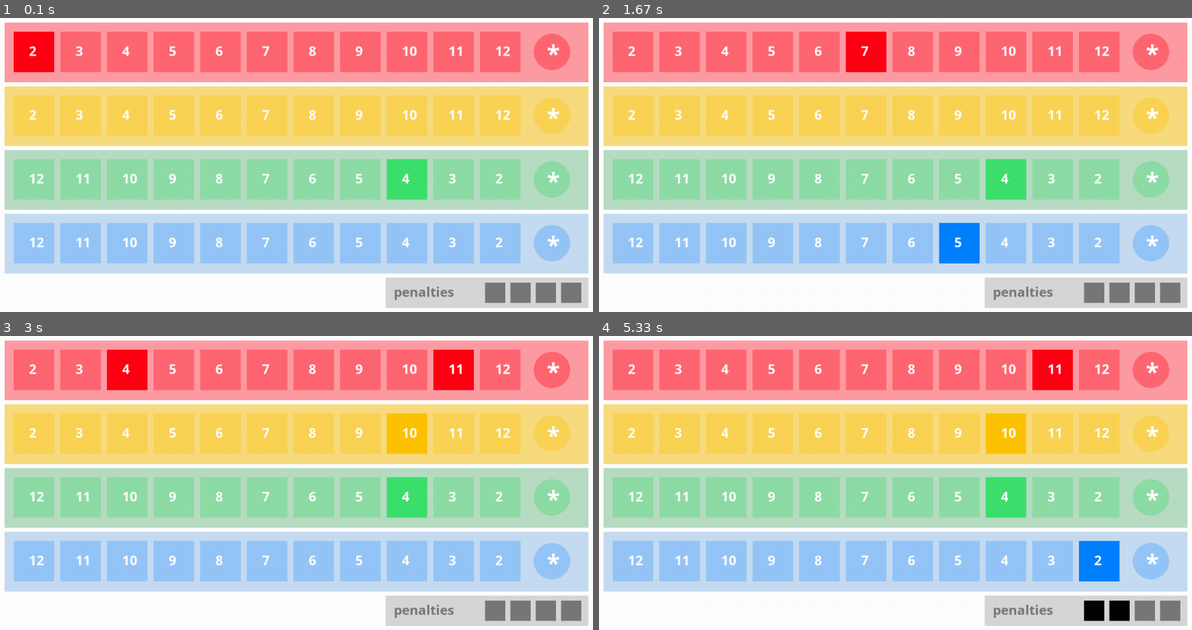
Above: before the commit, frames 1-4 (two rows, left to right).
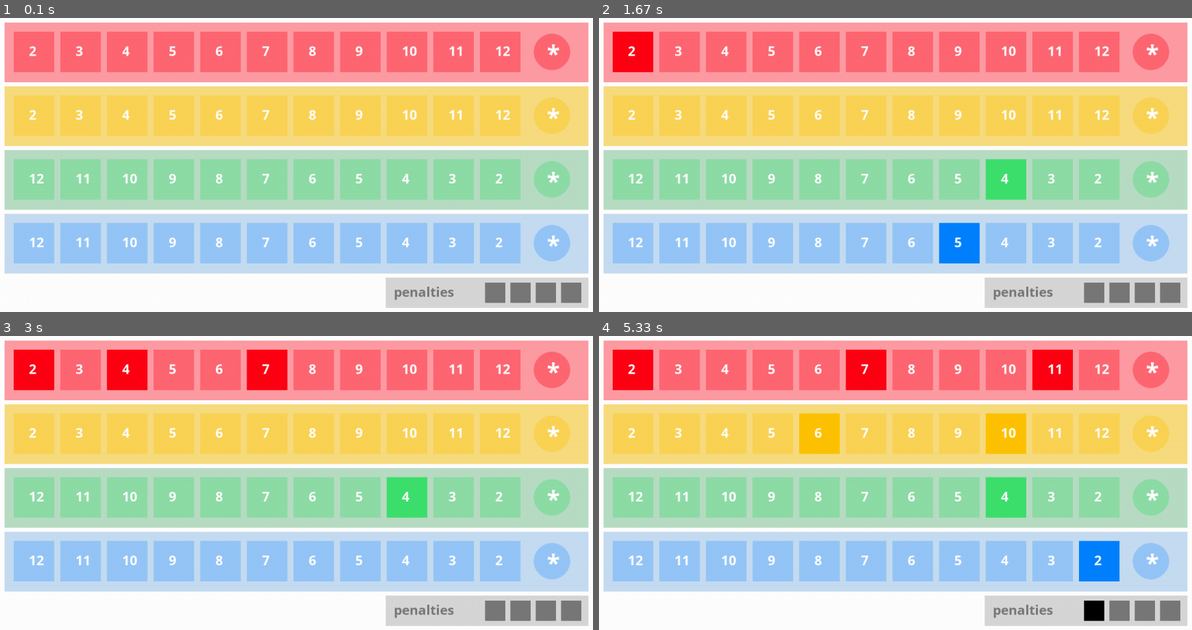
Above: after the commit, the same moments.

Repository: sjanetzki/qwixx-trainer
Game: pygame game, started from game.py
Two runs of this game, one before a commit and one after it. Both use one fixed random seed, a clock stepped at 60 frames per second and the inputs below.
Inputs (mouse positions are in pixels of both pictures, inside the frame that each line leads up to):
- Up to frame 1 (0.1 s): no input
- Up to frame 2 (1.67 s): click (954, 244) at 0.88 s
- Up to frame 3 (3 s): click (136, 365) at 1.85 s; move the mouse to (296, 530) at 2.8 s
- Up to frame 4 (5.33 s): click (895, 530) at 3.08 s; move the mouse to (806, 421) at 3.5 s; click (806, 421) at 3.85 s; move the mouse to (1108, 574) at 4.33 s; click (1108, 574) at 4.75 s; move the mouse to (664, 415) at 5.3 s

The runs differ from the first frame. In frame 1, 1.9% of the frame differs, in the area x 2-73%, y 4-62%; in frame 2, 1.9%; in frame 3, 3.7%, in the area x 2-80%, y 4-41%; in frame 4, 3.0%.

Commit message:
#2 Visualize all crosses of player

Diff:
--- a/ai_player.py
+++ b/ai_player.py
@@ -1,6 +1,7 @@
 from board import Row
 from player import CrossPossibility, Player
 from typing import List
+from time import sleep
 import math
 
 
@@ -74,6 +75,7 @@
         return best_turns
 
     def cross_active(self, lst_eyes) -> List[CrossPossibility]:
+        sleep(1)
         possibilities = self.get_possibilities_active(lst_eyes)
         return self._find_best_turns(possibilities, True)
 
--- a/board.py
+++ b/board.py
@@ -13,9 +13,30 @@
 class Board:
     """does everything that happens on the board"""
     def __init__(self):
-        self.row_limits = np.array([1, 1, 13, 13])     # last crossed value in the row
-        self.row_numbers = np.array([0, 0, 0, 0])        # number of crosses in a row
         self.penalties = 0
+        self.crosses_by_color = [set(), set(), set(), set()]
+
+    @property
+    def row_limits(self):
+        row_limits = np.array([1, 1, 13, 13])
+        for color, crosses in enumerate(self.crosses_by_color):
+            if len(crosses) == 0:
+                continue
+            if color in (Row.RED, Row.YELLOW):
+                row_limits[color] = max(crosses)
+            else:
+                row_limits[color] = min(crosses)
+        return row_limits
+
+    def _set_row_limits(self, row, value):
+        self.crosses_by_color[row].add(value)
+
+    @property
+    def row_numbers(self):
+        row_numbers = np.array([0, 0, 0, 0])
+        for color, crosses in enumerate(self.crosses_by_color):
+            row_numbers[color] = len(crosses)
+        return row_numbers
 
     def show(self) -> None:
         """prints the board as a string"""
@@ -75,18 +96,14 @@
             return False
 
         if row in (Row.RED, Row.YELLOW) and self.row_limits[row] < eyes:
-            self.row_limits[row] = eyes
-            self.row_numbers[row] += 1
+            self._set_row_limits(row, eyes)
             if cross_last_number:
-                self.row_limits[row] += 1
-                self.row_numbers[row] += 1
+                self._set_row_limits(row, 13)
             return True
         elif row in (Row.GREEN, Row.BLUE) and self.row_limits[row] > eyes:
-            self.row_limits[row] = eyes
-            self.row_numbers[row] += 1
+            self._set_row_limits(row, eyes)
             if cross_last_number:
-                self.row_limits[row] -= 1
-                self.row_numbers[row] += 1
+                self._set_row_limits(row, 1)
             return True
         else:
             return False
--- a/player.py
+++ b/player.py
@@ -5,7 +5,6 @@
 import numpy as np
 from abc import ABC, abstractmethod
 from copy import deepcopy
-from time import sleep
 
 
 class CrossPossibility:
@@ -60,17 +59,8 @@
         if self.ui is None:
             return
         self.ui.penalties = self.board.penalties
-        for color, row_limit in enumerate(self.board.row_limits):
-            if color == 0:
-                self.ui.crosses_red = {row_limit}
-            elif color == 1:
-                self.ui.crosses_yellow = {row_limit}
-            elif color == 2:
-                self.ui.crosses_green = {row_limit}
-            else:
-                self.ui.crosses_blue = {row_limit}
+        self.ui.crosses_by_color = self.board.crosses_by_color
         self.ui.show_background()
-        sleep(1)
 
     def _get_situation(self, is_active_player=None, turns=None):
         if turns is None:
--- a/pygame_ui.py
+++ b/pygame_ui.py
@@ -24,10 +24,7 @@
         size = (1216, 650)
         self.screen = pygame.display.set_mode(size)
         self.mouse_down = False
-        self.crosses_red = set()
-        self.crosses_yellow = set()
-        self.crosses_green = set()
-        self.crosses_blue = set()
+        self.crosses_by_color = [set(), set(), set(), set()]
         self.penalties = 0
 
     def show_background(self) -> None:
@@ -86,13 +83,13 @@
                 self.click_button(x, active_color)
         else:   # choose color for button when the cursor isn't pointed at it
             eyes = PyGameUi.convert_coordinates_to_eyes(active_color, x)
-            if active_color == PyGameUi.red_vibrant and eyes in self.crosses_red:
+            if active_color == PyGameUi.red_vibrant and eyes in self.crosses_by_color[0]:
                 inactive_color = active_color
-            if active_color == PyGameUi.yellow_vibrant and eyes in self.crosses_yellow:
+            if active_color == PyGameUi.yellow_vibrant and eyes in self.crosses_by_color[1]:
                 inactive_color = active_color
-            if active_color == PyGameUi.green_vibrant and eyes in self.crosses_green:
+            if active_color == PyGameUi.green_vibrant and eyes in self.crosses_by_color[2]:
                 inactive_color = active_color
-            if active_color == PyGameUi.blue_vibrant and eyes in self.crosses_blue:
+            if active_color == PyGameUi.blue_vibrant and eyes in self.crosses_by_color[3]:
                 inactive_color = active_color
             if active_color == PyGameUi.black and eyes <= self.penalties:
                 inactive_color = active_color
@@ -104,21 +101,21 @@
 
     def click_button(self, x, active_color) -> bool:  # comparable to 'cross()'
         """sets a cross chosen by the player"""
-        if self.mouse_down: return False
+        if self.mouse_down:
+            return False
         self.mouse_down = True
-        mouse = pygame.mouse.get_pos()
         row = active_color
         eyes = PyGameUi.convert_coordinates_to_eyes(row, x)
 
         if eyes is not None:
             if row == PyGameUi.red_vibrant:
-                self.crosses_red.add(eyes)
+                self.crosses_by_color[0].add(eyes)
             if row == PyGameUi.yellow_vibrant:
-                self.crosses_yellow.add(eyes)
+                self.crosses_by_color[1].add(eyes)
             if row == PyGameUi.green_vibrant:
-                self.crosses_green.add(eyes)
+                self.crosses_by_color[2].add(eyes)
             if row == PyGameUi.blue_vibrant:
-                self.crosses_blue.add(eyes)
+                self.crosses_by_color[3].add(eyes)
 
         if row == PyGameUi.black and eyes - 1 == self.penalties:
             self.penalties += 1
